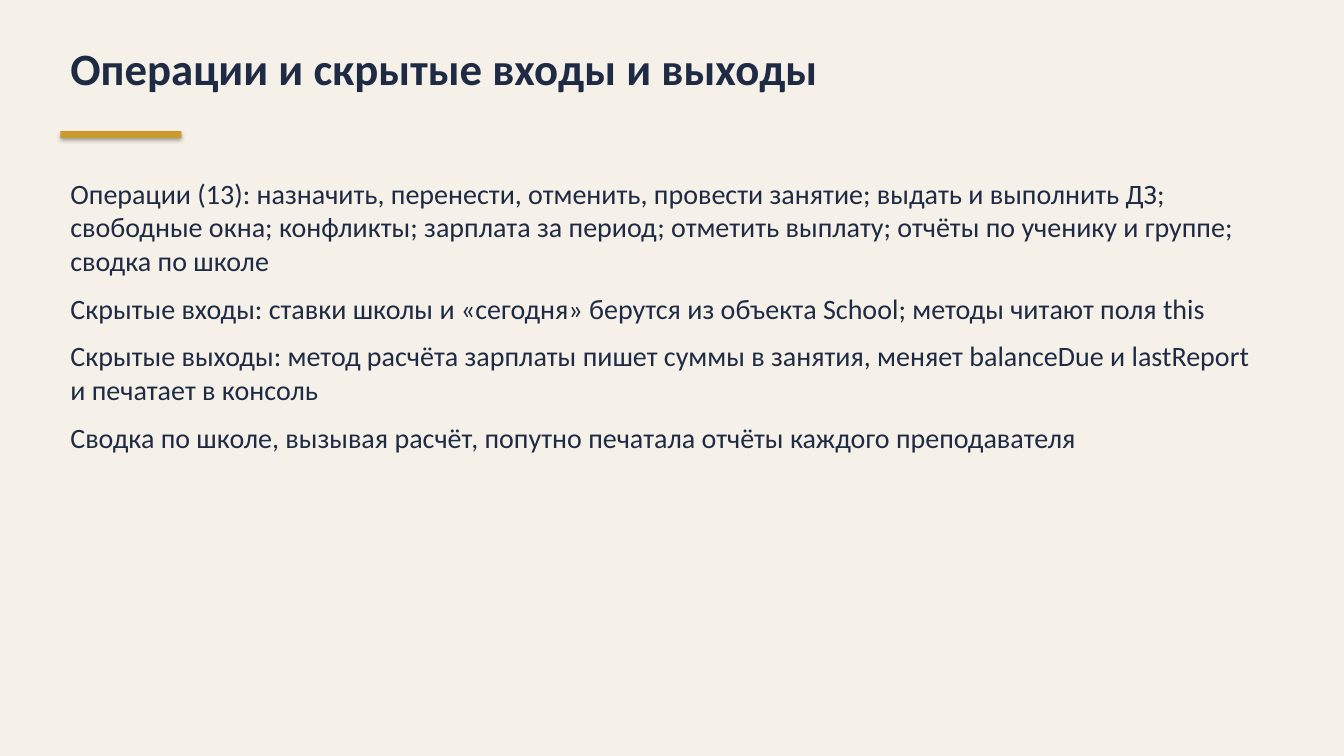
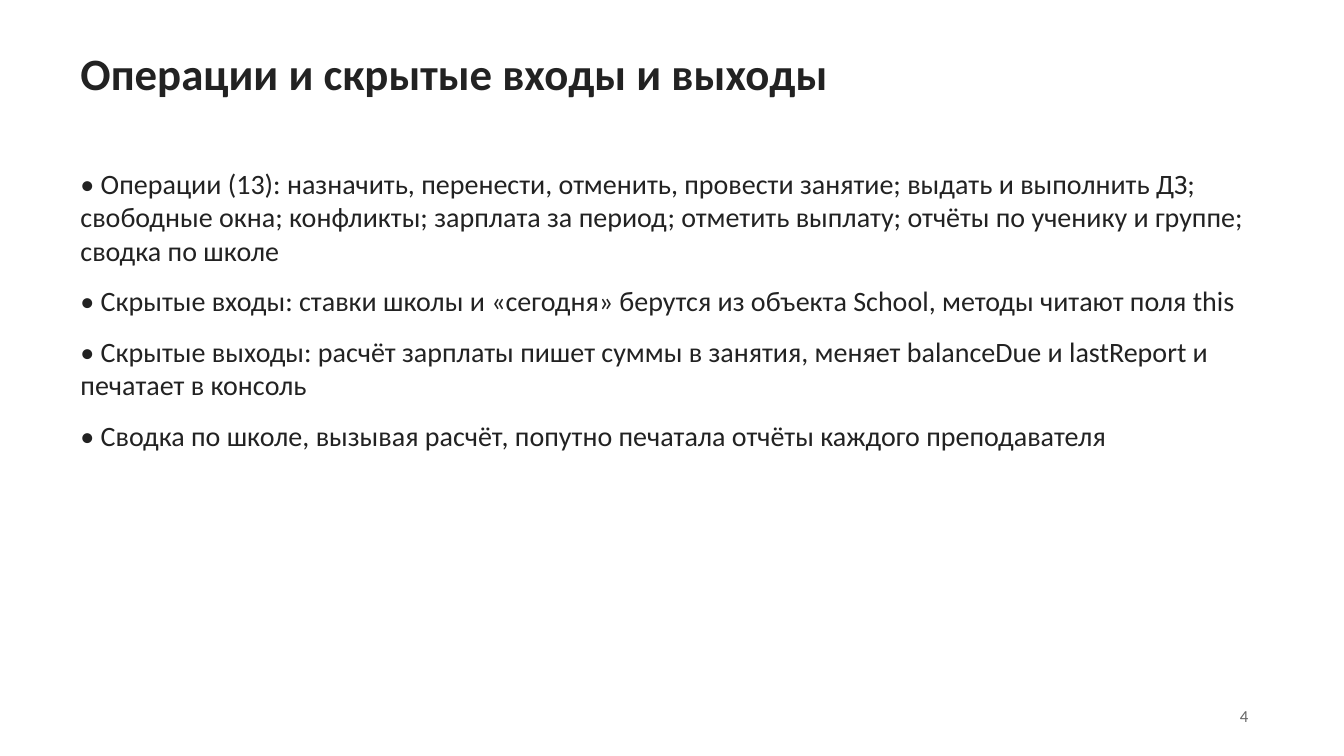
Before and after one commit to Michunchik/school-light, a slide deck: slide 4 of docs/school-light-seminar.pptx. Drawn at 1344x756 pixels with LibreOffice and Linux fonts; fonts in the diff are those of the drawing. Boxes give left, top, right and bottom in pixels: in the first picture for what was removed or moved away, otherwise in the second. Text is boxed around its words. In the diff, an @@ line names an element or a change of style, - is before the commit and + after.

```diff
--- a/docs/school-light-seminar.pptx
+++ b/docs/school-light-seminar.pptx
@@ background #F5F1E8 to #FFFFFF @@
@@ text "Операции и скрытые входы и ...": place and size @@
-text "Операции и скрытые входы и ..." at (70, 55, 817, 93)
+text "Операции и скрытые входы и ..." at (80, 60, 827, 98)
@@ text "Операции и скрытые входы и ..." at (80, 60, 827, 98): text colour #1F2A44 to #222222 @@
@@ rectangle removed at (60, 131, 181, 138) @@
@@ text at (80, 173, 1243, 451): text changed; text colour #1F2A44 to #222222 @@
-Операции (13): назначить, перенести, отменить, провести занятие; выдать и выполнить ДЗ; свободные окна; конфликты; зарплата за период; отметить выплату; отчёты по ученику и группе; сводка по школе
-Скрытые входы: ставки школы и «сегодня» берутся из объекта School; методы читают поля this
-Скрытые выходы: метод расчёта зарплаты пишет суммы в занятия, меняет balanceDue и lastReport и печатает в консоль
-Сводка по школе, вызывая расчёт, попутно печатала отчёты каждого преподавателя
+• Операции (13): назначить, перенести, отменить, провести занятие; выдать и выполнить ДЗ; свободные окна; конфликты; зарплата за период; отметить выплату; отчёты по ученику и группе; сводка по школе
+• Скрытые входы: ставки школы и «сегодня» берутся из объекта School, методы читают поля this
+• Скрытые выходы: расчёт зарплаты пишет суммы в занятия, меняет balanceDue и lastReport и печатает в консоль
+• Сводка по школе, вызывая расчёт, попутно печатала отчёты каждого преподавателя
@@ text added at (1240, 711, 1248, 722), 12 pt, text #666666 @@
+4
```
Also in this commit, not shown: 9 other slides changed.
